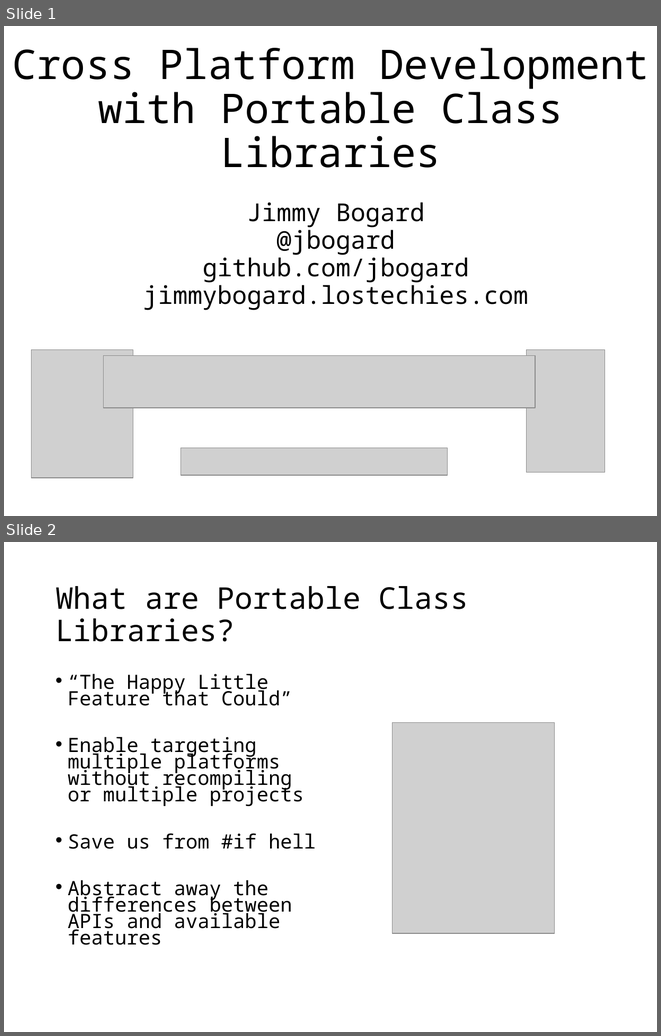
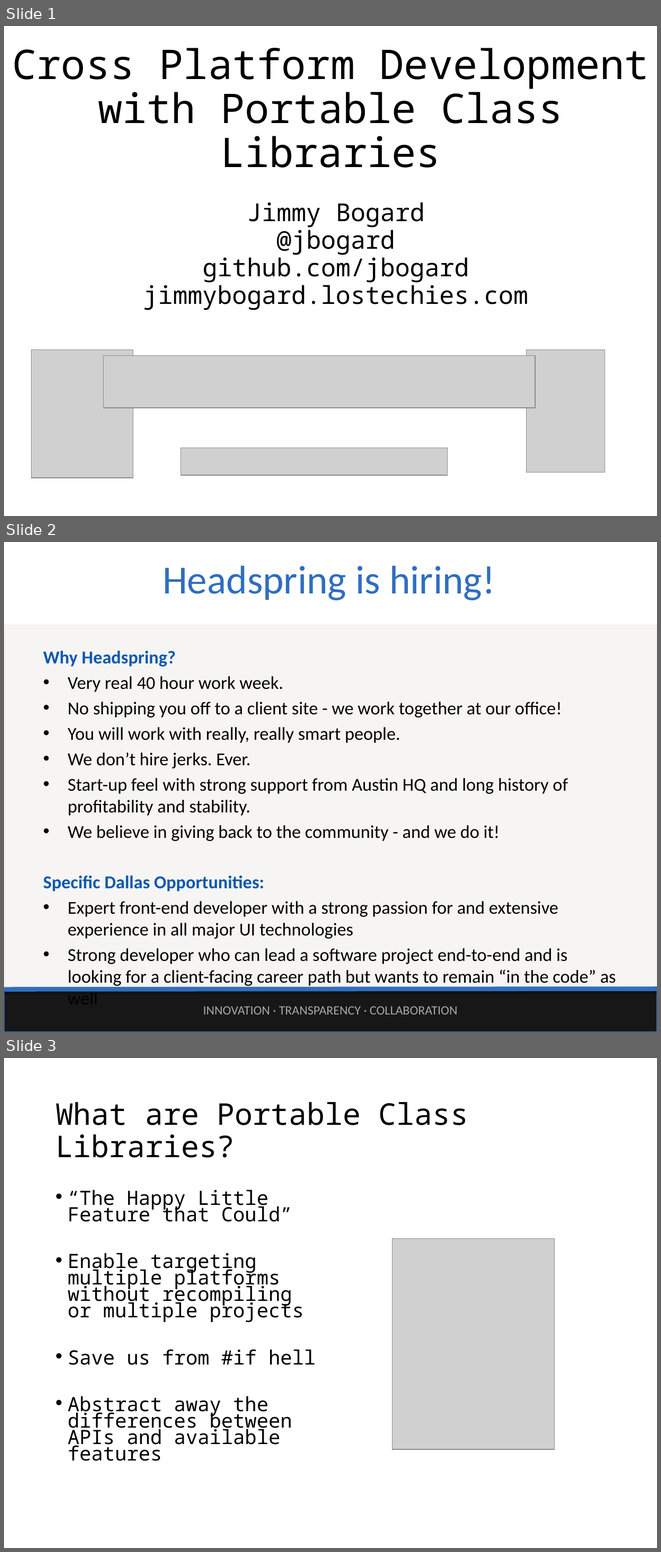
Before and after one commit to jbogard/presentations, a slide deck: CrossPlatformDev/CrossPlatformDev.pptx. Shown one above the other, each under a label of ours: slides 1 and 2 before the commit, slides 1, 2 and 3 after it. The pictures are 661x1036 and 661x1552 pixels, drawn with LibreOffice and Linux fonts; fonts in the diff are those of the drawing; grey boxes stand for pictures; background and template pictures are left out. Boxes give left, top, right and bottom in pixels: in the first picture for what was removed or moved away, otherwise in the second. Text is boxed around its words. In the diff, an @@ line names an element or a change of style, - is before the commit and + after.

Commit message:
Updating slides

```diff
--- a/CrossPlatformDev/CrossPlatformDev.pptx
+++ b/CrossPlatformDev/CrossPlatformDev.pptx
@@ slide 2 added at bbox=[4, 542, 657, 1032], background #FFFFFF @@
@@ title added at bbox=[162, 565, 495, 600], 44 pt, text #2F6EBE @@
+Headspring is hiring!
@@ rectangle added at bbox=[4, 625, 657, 989], fill #E6DDCB at 8% opacity, outline #D5C5A8 0.75 pt @@
@@ text added at bbox=[43, 651, 616, 987], 20 pt, text #000000 @@
+Why Headspring?
+• Very real 40 hour work week.
+• No shipping you off to a client site - we work together at our office!
+• You will work with really, really smart people.
+• We don’t hire jerks. Ever.
+• Start-up feel with strong support from Austin HQ and long history of profitability and stability.
+• We believe in giving back to the community - and we do it!
+Specific Dallas Opportunities:
+• Expert front-end developer with a strong passion for and extensive experience in all major UI technologies
+• Strong developer who can lead a software project end-to-end and is looking for a client-facing career path but wants to remain “in the code” as well
@@ rectangle added at bbox=[4, 989, 657, 1032], fill #181717, outline #2C7BEE 0.75 pt @@
@@ line added from (4, 989) to (657, 989), #2F6EBE 5 pt @@
@@ text added at bbox=[203, 1006, 458, 1014], 14 pt, text #A8A8A8 @@
+INNOVATION · TRANSPARENCY · COLLABORATION
@@ what was slide 2 is now slide 3 @@
```
Also in this commit, not shown: 1 other file.
